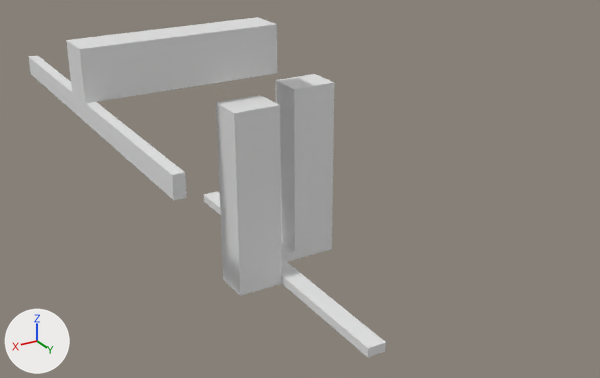
A saved change to the OBJ model Data/bmc/tiles_structure/t_222.obj.
The view is the same before and after, from a 50 mm camera at (1.015, 1.804, 0.616) aimed at (-0.029, 0.063, -0.254). Every picture has the same lights, and +X, +Y and +Z are marked at lower left. Where no turn or scale is listed for an object, it has been applied to the vertices.

Script lines for the objects in view, before the commit:
```python
me_t_222 = bpy.data.meshes.new('t_222')
me_t_222.from_pydata(...)  # 44 vertices, 72 faces; spans x -0.175..0.5, y -0.5..0.5, z -0.5..0.175
ob_t_222 = bpy.data.objects.new('t_222', me_t_222)
ob_t_222.location = (0.0, 0.0, 0.0)
```
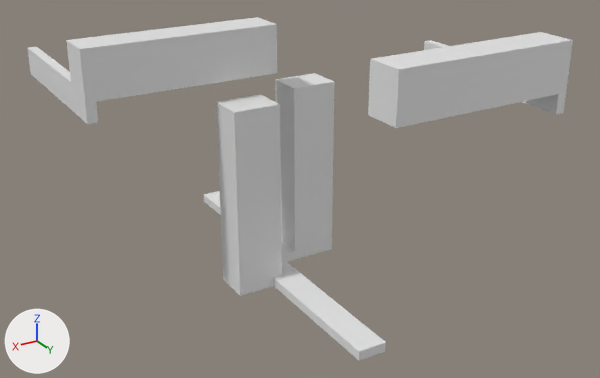
Boxes (x1, y1, x2, y2) around the edits, measured in the pictures (600 x 378 px; the box of a moved part takes in the faces that stretch with it):
't_222', reshaped (52% wider)
    before: (28, 17, 386, 357)
    after: (27, 17, 573, 361)
part 1 of me_t_222, added
    after: (368, 32, 573, 128)
part 2 of me_t_222, moved or reshaped
    before: (28, 55, 370, 357)
    after: (27, 46, 370, 361)

Edits to the bpy script that builds the scene:
```text
Change me_t_222:
    used by ob_t_222; location = (0.0, 0.0, 0.0)
    remove me_t_222.from_pydata(...)  # 44 vertices, 72 faces; spans x -0.175..0.5, y -0.5..0.5, z -0.5..0.175
    add me_t_222.from_pydata(...)  # 70 vertices, 128 faces; spans x -0.5..0.5, y -0.5..0.5, z -0.5..0.175
    me_t_222 part 1: a new loose piece of 18 vertices spanning x -0.5..0.0, y 0.0..0.5, z 0.0..0.175
    me_t_222 part 2
    23 vertices are removed from x -0.175..0.5, y -0.5..0.5, z -0.5..0.05
    67 faces are deleted
    1 vertex moves from x 0.475, y -0.5, z 0.05 to x 0.5, y -0.5, z 0.075
    31 vertices are added at x -0.175..0.5, y -0.5..0.5, z -0.5..0.075
    91 new faces join them
```
